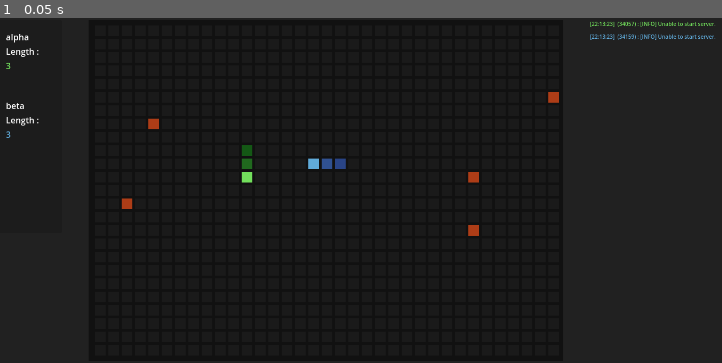
Above: before the commit, frame 1.
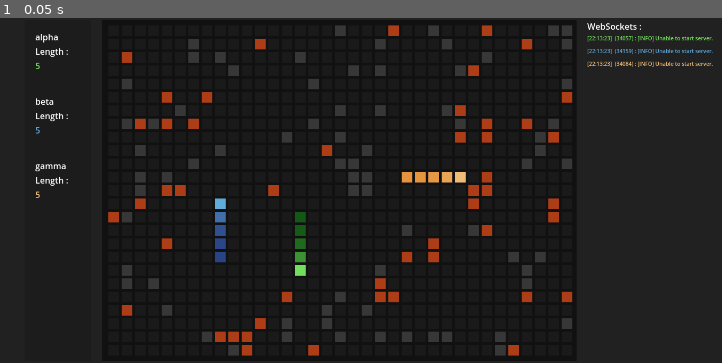
Above: after the commit, the same moment.

Repository: emecdelam/multiplayer_snake
Game: Godot game, scene res://scenes/main_game.tscn
Same seed, same stepped clock (60 frames per second), same inputs: the game is played once before the commit and once after it.
Inputs:
- Up to frame 1 (0.05 s): no input

The runs differ from the first frame. In frame 1, 7.7% of the frame differs, in the area x 0-100%, y 1-98%.

Commit message:
working 3 player

Diff:
--- a/scenes/main_game.tscn
+++ b/scenes/main_game.tscn
@@ -8,6 +8,9 @@
 
 [sub_resource type="StyleBoxFlat" id="StyleBoxFlat_w2xjl"]
 bg_color = Color(0.0666667, 0.0666667, 0.0666667, 1)
+
+[sub_resource type="Theme" id="Theme_cid60"]
+CheckBox/styles/focus = null
 
 [node name="GUI" type="Control"]
 layout_mode = 3
@@ -40,29 +43,24 @@
 
 [node name="HBoxContainer" type="HBoxContainer" parent="Panel/MarginContainer"]
 layout_mode = 2
-theme_override_constants/separation = 50
+theme_override_constants/separation = 20
 
-[node name="VBoxContainer" type="VBoxContainer" parent="Panel/MarginContainer/HBoxContainer"]
-custom_minimum_size = Vector2(0, 400)
-layout_mode = 2
-size_flags_vertical = 0
-
-[node name="Panel" type="Panel" parent="Panel/MarginContainer/HBoxContainer/VBoxContainer"]
+[node name="Panel" type="Panel" parent="Panel/MarginContainer/HBoxContainer"]
 custom_minimum_size = Vector2(125, 250)
 layout_mode = 2
 size_flags_vertical = 3
 
-[node name="VSplitContainer" type="VSplitContainer" parent="Panel/MarginContainer/HBoxContainer/VBoxContainer/Panel"]
-custom_minimum_size = Vector2(100, 100)
+[node name="VBoxContainer" type="VBoxContainer" parent="Panel/MarginContainer/HBoxContainer/Panel"]
+custom_minimum_size = Vector2(0, 400)
 layout_mode = 1
 anchors_preset = 15
 anchor_right = 1.0
 anchor_bottom = 1.0
 grow_horizontal = 2
 grow_vertical = 2
-split_offset = 100
+size_flags_vertical = 0
 
-[node name="MarginContainer" type="MarginContainer" parent="Panel/MarginContainer/HBoxContainer/VBoxContainer/Panel/VSplitContainer"]
+[node name="MarginContainer" type="MarginContainer" parent="Panel/MarginContainer/HBoxContainer/Panel/VBoxContainer"]
 custom_minimum_size = Vector2(50, 100)
 layout_mode = 2
 size_flags_vertical = 0
@@ -71,25 +69,25 @@
 theme_override_constants/margin_right = 20
 theme_override_constants/margin_bottom = 20
 
-[node name="VBoxContainer1" type="VBoxContainer" parent="Panel/MarginContainer/HBoxContainer/VBoxContainer/Panel/VSplitContainer/MarginContainer"]
+[node name="VBoxContainer1" type="VBoxContainer" parent="Panel/MarginContainer/HBoxContainer/Panel/VBoxContainer/MarginContainer"]
 layout_mode = 2
 
-[node name="name" type="Label" parent="Panel/MarginContainer/HBoxContainer/VBoxContainer/Panel/VSplitContainer/MarginContainer/VBoxContainer1"]
+[node name="name" type="Label" parent="Panel/MarginContainer/HBoxContainer/Panel/VBoxContainer/MarginContainer/VBoxContainer1"]
 unique_name_in_owner = true
 layout_mode = 2
 
-[node name="length" type="Label" parent="Panel/MarginContainer/HBoxContainer/VBoxContainer/Panel/VSplitContainer/MarginContainer/VBoxContainer1"]
+[node name="length" type="Label" parent="Panel/MarginContainer/HBoxContainer/Panel/VBoxContainer/MarginContainer/VBoxContainer1"]
 layout_mode = 2
 size_flags_vertical = 0
 text = "Length :"
 
-[node name="score" type="Label" parent="Panel/MarginContainer/HBoxContainer/VBoxContainer/Panel/VSplitContainer/MarginContainer/VBoxContainer1"]
+[node name="score" type="Label" parent="Panel/MarginContainer/HBoxContainer/Panel/VBoxContainer/MarginContainer/VBoxContainer1"]
 unique_name_in_owner = true
 layout_mode = 2
 size_flags_vertical = 0
 text = "0"
 
-[node name="MarginContainer2" type="MarginContainer" parent="Panel/MarginContainer/HBoxContainer/VBoxContainer/Panel/VSplitContainer"]
+[node name="MarginContainer2" type="MarginContainer" parent="Panel/MarginContainer/HBoxContainer/Panel/VBoxContainer"]
 custom_minimum_size = Vector2(50, 100)
 layout_mode = 2
 size_flags_vertical = 0
@@ -98,19 +96,46 @@
 theme_override_constants/margin_right = 20
 theme_override_constants/margin_bottom = 20
 
-[node name="VBoxContainer2" type="VBoxContainer" parent="Panel/MarginContainer/HBoxContainer/VBoxContainer/Panel/VSplitContainer/MarginContainer2"]
+[node name="VBoxContainer2" type="VBoxContainer" parent="Panel/MarginContainer/HBoxContainer/Panel/VBoxContainer/MarginContainer2"]
 layout_mode = 2
 
-[node name="name_2" type="Label" parent="Panel/MarginContainer/HBoxContainer/VBoxContainer/Panel/VSplitContainer/MarginContainer2/VBoxContainer2"]
+[node name="name_2" type="Label" parent="Panel/MarginContainer/HBoxContainer/Panel/VBoxContainer/MarginContainer2/VBoxContainer2"]
 unique_name_in_owner = true
 layout_mode = 2
 
-[node name="length" type="Label" parent="Panel/MarginContainer/HBoxContainer/VBoxContainer/Panel/VSplitContainer/MarginContainer2/VBoxContainer2"]
+[node name="length" type="Label" parent="Panel/MarginContainer/HBoxContainer/Panel/VBoxContainer/MarginContainer2/VBoxContainer2"]
 layout_mode = 2
 size_flags_vertical = 0
 text = "Length :"
 
-[node name="score_2" type="Label" parent="Panel/MarginContainer/HBoxContainer/VBoxContainer/Panel/VSplitContainer/MarginContainer2/VBoxContainer2"]
+[node name="score_2" type="Label" parent="Panel/MarginContainer/HBoxContainer/Panel/VBoxContainer/MarginContainer2/VBoxContainer2"]
+unique_name_in_owner = true
+layout_mode = 2
+size_flags_vertical = 0
+text = "0"
+
+[node name="MarginContainer3" type="MarginContainer" parent="Panel/MarginContainer/HBoxContainer/Panel/VBoxContainer"]
+custom_minimum_size = Vector2(50, 100)
+layout_mode = 2
+size_flags_vertical = 0
+theme_override_constants/margin_left = 20
+theme_override_constants/margin_top = 20
+theme_override_constants/margin_right = 20
+theme_override_constants/margin_bottom = 20
+
+[node name="VBoxContainer2" type="VBoxContainer" parent="Panel/MarginContainer/HBoxContainer/Panel/VBoxContainer/MarginContainer3"]
+layout_mode = 2
+
+[node name="name_3" type="Label" parent="Panel/MarginContainer/HBoxContainer/Panel/VBoxContainer/MarginContainer3/VBoxContainer2"]
+unique_name_in_owner = true
+layout_mode = 2
+
+[node name="length" type="Label" parent="Panel/MarginContainer/HBoxContainer/Panel/VBoxContainer/MarginContainer3/VBoxContainer2"]
+layout_mode = 2
+size_flags_vertical = 0
+text = "Length :"
+
+[node name="score_3" type="Label" parent="Panel/MarginContainer/HBoxContainer/Panel/VBoxContainer/MarginContainer3/VBoxContainer2"]
 unique_name_in_owner = true
 layout_mode = 2
 size_flags_vertical = 0
@@ -127,13 +152,7 @@
 [node name="Node2D" type="Node2D" parent="Panel/MarginContainer/HBoxContainer/Panel2"]
 position = Vector2(1, 0)
 script = ExtResource("1_c2hxe")
-cell_size = null
-border_size = null
-number_cell_x = null
-number_cell_y = null
-number_fruits = null
-number_walls = null
-player_length = null
+number_fruits = 50
 
 [node name="Timer" type="Timer" parent="Panel/MarginContainer/HBoxContainer/Panel2"]
 wait_time = 0.15
@@ -141,6 +160,16 @@
 
 [node name="console" type="VBoxContainer" parent="Panel/MarginContainer/HBoxContainer"]
 unique_name_in_owner = true
-custom_minimum_size = Vector2(50, 400)
+custom_minimum_size = Vector2(50, 350)
 layout_mode = 2
 script = ExtResource("2_550nc")
+
+[node name="Label" type="Label" parent="Panel/MarginContainer/HBoxContainer/console"]
+layout_mode = 2
+text = "WebSockets :"
+
+[node name="silent" type="CheckBox" parent="Panel/MarginContainer/HBoxContainer/console"]
+visible = false
+layout_mode = 2
+theme = SubResource("Theme_cid60")
+text = "Silent mode"
--- a/scripts/communication/text_console.gd
+++ b/scripts/communication/text_console.gd
@@ -10,7 +10,7 @@
 	label.add_theme_font_size_override("font_size", 10)
 	label.add_theme_color_override("font_color", color)
 	label.autowrap_mode = TextServer.AUTOWRAP_WORD_SMART
-	label.custom_minimum_size = Vector2(400, 20)
+	label.custom_minimum_size = Vector2(350, 20)
 	labels.append(label)
 	add_child(label)
 
--- a/scripts/communication/thread_manager.gd
+++ b/scripts/communication/thread_manager.gd
@@ -2,7 +2,7 @@
 
 var threads: Array[Thread]
 var outputs: Array[Array]
-
+var background_thread := Thread.new()
 
 func _init(number:int):
 	for i in range(number):
@@ -12,6 +12,7 @@
 
 ## Function to execute a command in a specific thread
 func execute(index: int, exec_path: String, exec_args: Array):
+	print("[INFO] appel vers un thread")
 	if index >= threads.size():
 		print("[WARNING] trying to execute with an index superior to the number of threads")
 		return
@@ -23,7 +24,13 @@
 	thread.start(exec_func)
 
 ## A function do print all outputs
-func dump_outputs():
+func dump_outputs() -> Thread:
 	print("[INFO] waiting for threads to finish dumping outputs")
-	for out in outputs:
-		print(out)
+	var dump = func() -> void:
+		for thread in threads:
+			thread.wait_to_finish()
+		print("[INFO] dumping outputs")
+		for out in outputs:
+			print("".join(out))
+	background_thread.start(dump)
+	return background_thread
--- a/scripts/game/main_game.gd
+++ b/scripts/game/main_game.gd
@@ -9,8 +9,8 @@
 @export var number_cell_y: int = 25
 
 @export var number_fruits: int = 5
-@export var number_walls: int = 0
-@export var player_length: int = 3
+@export var number_walls: int = 100
+@export var player_length: int = 5
 #--------------------------------------
 # ONREADY
 #--------------------------------------
@@ -36,40 +36,55 @@
 	# Initialize display
 	%name.text = param.player_names[0]
 	%name_2.text = param.player_names[1]
+	%name_3.text = param.player_names[2]
 	%score.add_to_group("score_labels")
 	%score.add_theme_color_override("font_color",param.player_colors[0][0])
+	if param.number_of_players > 2:
+		%score_3.add_to_group("score_labels")
+		%score_3.add_theme_color_override("font_color",param.player_colors[2][0])
 	if param.number_of_players > 1:
 		%score_2.add_to_group("score_labels")
 		%score_2.add_theme_color_override("font_color",param.player_colors[1][0])
-	else :
+	else:
 		%score_2.get_parent().hide()
+		%score_3.get_parent().hide()
 		print("[WARNING] only updating score for one player")
-	# Initialize map
+	# Game related starts
 	spawns = create_spawns(param.number_of_players)
 	create_map()
 	create_player()
-	create_servers()
 	timer  = get_parent().get_node("Timer")
 	map.generate_walls(number_walls, spawns)
+	# Connection related starts
+	create_servers()
+	start_threads()
 
 
 
 
 
 func _process(_delta):
-	for i in connections:
-		if not i: # Checks that every node is connected
-			return
-	if not timer.is_stopped():
+	if param.number_of_players < 1:
+		print("[WARNING] No player found")
+		return
+	if not timer.is_stopped(): # Check for game ticks
 		return
 	for player in players:
 		if not player.alive:
 			return
+	for i in connections:
+		if not i: # Checks that every node is connected
+			return
+
+
+
 	for player in players:
 		var alive = player.move_snake(map)
 		if alive:
 			continue
 		handle_death_player(player)
+	for i in range(len(servers)):
+		servers[i].send_message(map.dump_map_state(players[i], players))
 	timer.start()
 
 
@@ -124,6 +139,13 @@
 		if servers[i].PORT == server.PORT:
 			connections[i] = server.connected
 			break
+
+## Function to create the porcesses related to the threads
+func start_threads():
+	for i in range(len(param.player_exec)):
+		var args = param.player_exec[i][1]
+		args.append(servers[i].PORT)
+		thread_manager.execute(i, param.player_exec[i][0], args)
 
 
 ## Generates random spawn points for the {number} of players
@@ -185,3 +207,6 @@
 func handle_death_player(player: Player):
 	print("[INFO] Player died : "+player.name)
 	player.display_dead_body(map)
+	for server in servers:
+		server._exit_tree()
+	thread_manager.dump_outputs()#.wait_to_finish() # wait for the background thread to clean the other threads, it is done to avoid blocking the main thread
--- a/scripts/game/map.gd
+++ b/scripts/game/map.gd
@@ -170,18 +170,17 @@
 				player_a.color:
 					ret += "a"
 				_ :
-
 					if is_color_between(player_a.color, player_a.tail_color, cell_color):
 						ret += "x,"
 						continue
 					var helper = dump_helper_analyse_player_array(players, cell_color)
 					if helper != "":
 						ret += helper
-					else:
-						print("[WARNING] unknown color : "+str(get_cell(Vector2(x,y))))
+					#else:
+					#	print("[WARNING] unknown color : "+str(get_cell(Vector2(x,y))))
 			ret += ","
 		ret += ";"
-
+	ret = ret.erase(ret.length() - 2, 2)
 	return ret
 
 ## A function to get the opposite of a dump, to avoid recalculing
--- a/scripts/parameters.gd
+++ b/scripts/parameters.gd
@@ -1,14 +1,20 @@
 class_name Parameters
 
-@export var number_of_players = 2
-@export var player_colors = [[Color("#72DF5C"), Color("#145815")], [Color("#60ABDA"), Color("#294486")]]
+@export var number_of_players = 3
 
 
-@export var player_names = ["alpha", "beta"]
+@export var player_colors = [
+    [Color("#72DF5C"), Color("#145815")],
+    [Color("#60ABDA"), Color("#294486")],
+    [Color("#EEBC77"), Color("#E5933F")]
+]
+
+
+@export var player_names = ["alpha", "beta", "gamma"]
 
 @export var empty_cell_color = Color("#1a1a1a")
 @export var wall_cell_color = Color("#373737")
 @export var fruit_cell_color = Color("#AD3D17")
 
 ## commmand and arguments for the execution
-@export var player_exec := [["python3", ["python/player_code/main.py"]],["python3", ["python/player_code/main.py"]]]
+@export var player_exec := [["python3", ["python/player_code/main.py"]],["python3", ["python/player_code/main.py"]],["python3", ["python/player_code/main.py"]]]
--- a/websockets.gd
+++ /dev/null
@@ -1,51 +0,0 @@
-extends Node
-class_name __WebSockets
-
-var socket
-var url
-var port
-
-func _init(port:int):
-	print("[DEBUG] Starting socket class at port "+str(port))
-	url = "ws://localhost:"+str(port)
-	socket = WebSocketPeer.new()
-
-func start():
-	var err = self.socket.connect_to_url(self.url)
-	if err != OK:
-		print("[DEBUG] Unable to connect to the url : "+self.url)
-		set_process(false)
-	else:
-		await get_tree().create_timer(2).timeout
-		self.socket.send_text("[START]")
-
-
-func listen():
-	self.socket.poll()
-	var state = self.socket.get_ready_state()
-	print("[DEBUG] listening sockets "+ str(state))
-	# WebSocketPeer.STATE_OPEN means the socket is connected and ready
-	# to send and receive data.
-	if state == WebSocketPeer.STATE_OPEN:
-		while self.socket.get_available_packet_count():
-			print("Got data from server: ", self.socket.get_packet().get_string_from_utf8())
-			return self.socket.get_packet().get_string_from_utf8()
-
-	# WebSocketPeer.STATE_CLOSING means the socket is closing.
-	# It is important to keep polling for a clean close.
-	elif state == WebSocketPeer.STATE_CLOSING:
-		pass
-
-	# WebSocketPeer.STATE_CLOSED means the connection has fully closed.
-	# It is now safe to stop polling.
-	elif state == WebSocketPeer.STATE_CLOSED:
-		# The code will be -1 if the disconnection was not properly notified by the remote peer.
-		var code = self.socket.get_close_code()
-		print("WebSocket closed with code: %d. Clean: %s" % [code, code != -1])
-		set_process(false) # Stop processing.
-
-	return null
-
-func send(output:String):
-	self.socket.poll()
-	self.socket.send_text(output)
Not shown: 1 places in scenes/main_game.tscn that only renumber resources
Not shown, added: python/player_code/logic.py
Not shown, changed: python/player_code/main.py
